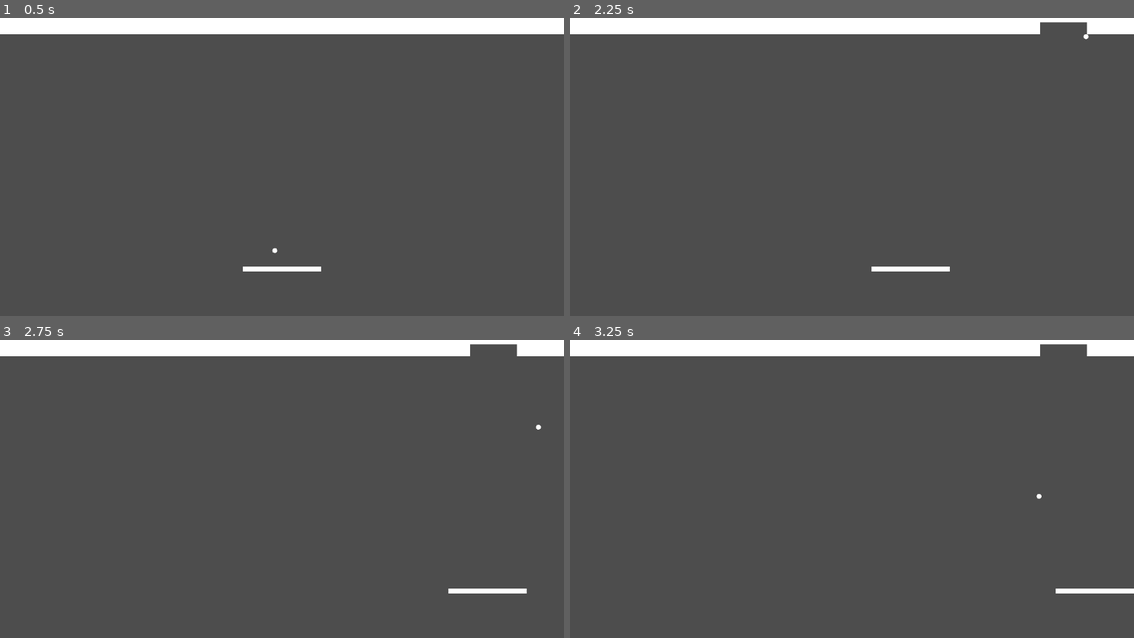
Above: before the commit, frames 1-4 (two rows, left to right).
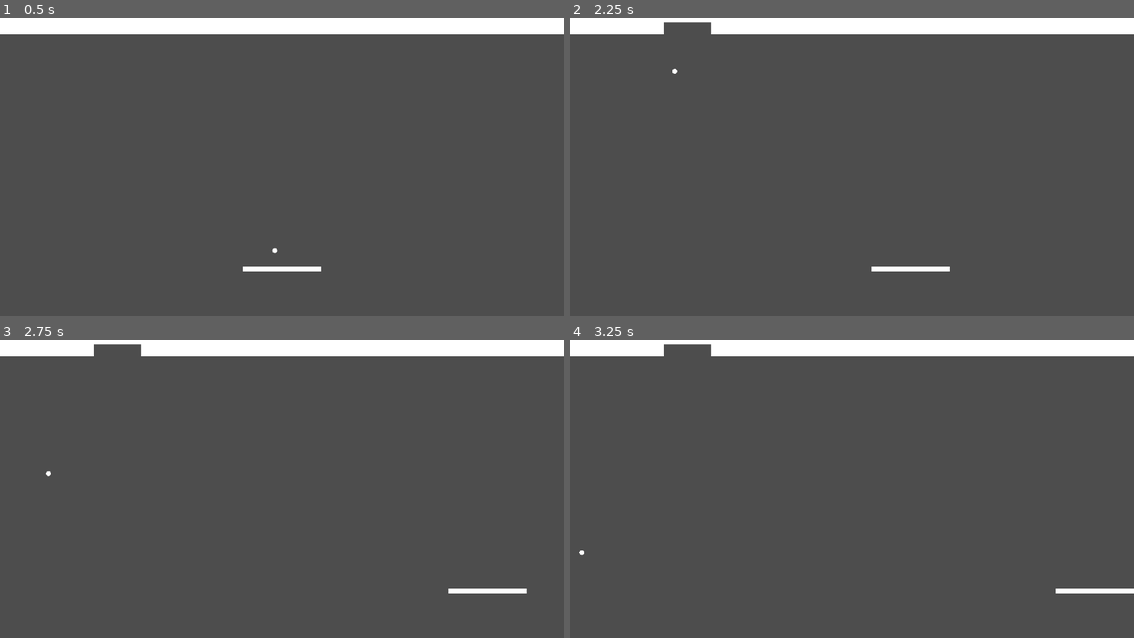
Above: after the commit, the same moments.

Repository: brianlove/Break-the-Bricks
Game: Godot game, scene res://Game.tscn
The game is run twice, just before and just after one commit, with the same random seed, the same clock (stepped at 60 frames per second) and the same inputs.
Inputs:
- Up to frame 1 (0.5 s): no input
- Up to frame 2 (2.25 s): hold D (move_right) 0.53-1.28 s; tap Enter at 1.25 s; hold A (move_left) 1.28-2.03 s; tap Space at 2 s; hold D (move_right) from 2.03 s (still down)
- Up to frame 3 (2.75 s): keep holding D (move_right)
- Up to frame 4 (3.25 s): keep holding D (move_right)

Frame 1 is identical in both runs. In frame 2, 0.7% of the frame differs, in the area x 16-92%, y 1-19%; in frame 3, 0.7%, in the area x 8-96%, y 1-46%; in frame 4, 0.7%.

Commit message:
Adjust trajectory bouncing off of paddle
Adjust the bounce behavior after the projectile bounces off of the
paddle.  Derived from https://www.reddit.com/r/godot/comments/zfpzhi/comment/izfqgdl/

Diff:
--- a/Brick.tscn
+++ b/Brick.tscn
@@ -8,7 +8,7 @@
 [sub_resource type="QuadMesh" id="QuadMesh_3w0he"]
 size = Vector2(96, 24)
 
-[node name="Brick" type="StaticBody2D" groups=["bounceable", "destroyable"]]
+[node name="Brick" type="StaticBody2D" groups=["bounceable", "destroyable", "static_bounceable"]]
 script = ExtResource("1_4mr61")
 
 [node name="CollisionShape2D" type="CollisionShape2D" parent="."]
--- a/Game.tscn
+++ b/Game.tscn
@@ -30,7 +30,7 @@
 position = Vector2(420, 373)
 speed = 400.0
 
-[node name="BounceableBoundaries" type="StaticBody2D" parent="." groups=["bounceable"]]
+[node name="BounceableBoundaries" type="StaticBody2D" parent="." groups=["bounceable", "static_bounceable"]]
 
 [node name="Top" type="CollisionShape2D" parent="BounceableBoundaries"]
 position = Vector2(576, -10)
--- a/Paddle.tscn
+++ b/Paddle.tscn
@@ -8,7 +8,7 @@
 [sub_resource type="RectangleShape2D" id="RectangleShape2D_iv73e"]
 size = Vector2(160, 10)
 
-[node name="Paddle" type="CharacterBody2D" groups=["bounceable"]]
+[node name="Paddle" type="CharacterBody2D" groups=["bounceable", "dynamic_bounceable"]]
 script = ExtResource("1_ui17a")
 width = 160
 
--- a/Projectile.gd
+++ b/Projectile.gd
@@ -1,6 +1,6 @@
 extends CharacterBody2D
 
-@export var speed: float = 100
+@export var speed: float = 10
 @export var initial_velocity: Vector2 = Vector2(1, 1)
 
 var direction: Vector2 = Vector2(1, 1)
@@ -8,6 +8,7 @@
 # Called when the node enters the scene tree for the first time.
 func _ready() -> void:
 	velocity = initial_velocity.normalized()
+	print("initial velocity:", velocity)
 
 
 func _physics_process(delta: float) -> void:
@@ -15,11 +16,15 @@
 	if collision:
 		var collider = collision.get_collider()
 		var collider_groups = collider.get_groups()
-		if collider_groups.has("bounceable"):
-			velocity = velocity.bounce(collision.get_normal())
-		elif collider_groups.has("loss_zone"):
+		if collider_groups.has("loss_zone"):
 			print("You lose!")
 			set_process(false)
 			queue_free()
-		if collider_groups.has("destroyable"):
-			collider.hit()
+		else:
+			if collider_groups.has("static_bounceable"):
+				velocity = velocity.bounce(collision.get_normal())
+			elif collider_groups.has("dynamic_bounceable"):
+				velocity = global_position - collider.global_position
+				velocity = velocity.normalized()
+			if collider_groups.has("destroyable"):
+				collider.hit()
